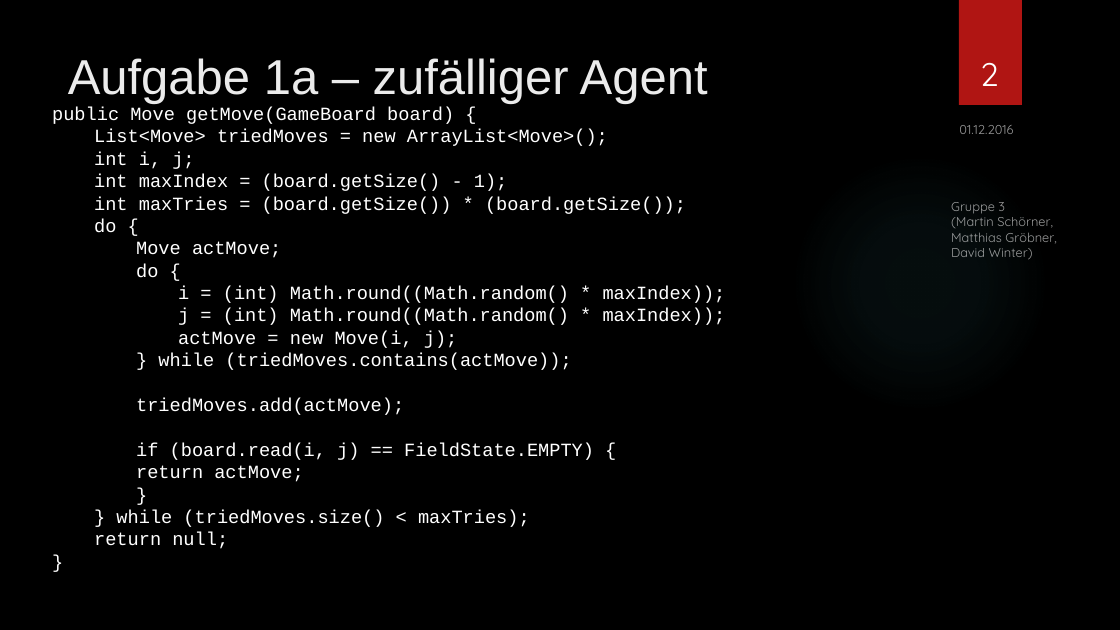
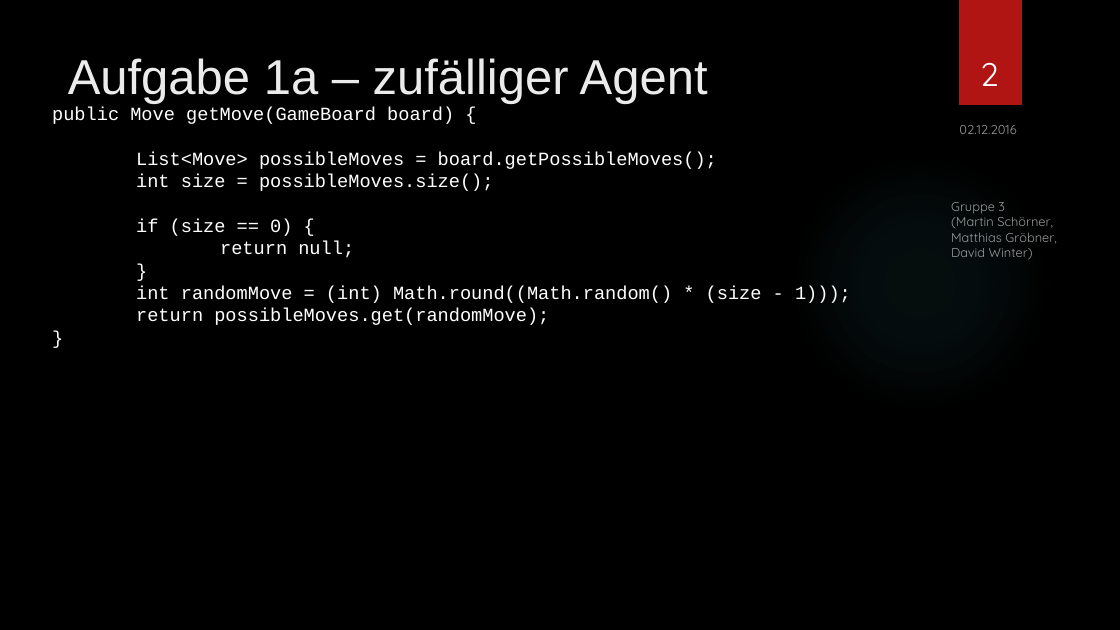
Before and after one commit to SOAS-Uni-Augsburg/ws16-17-group-03, a slide deck: slide 2 of Blatt-06/Präsentation.pptx. Drawn at 1120x630 pixels with LibreOffice and Linux fonts; fonts in the diff are those of the drawing; background and template pictures are left out. Boxes give left, top, right and bottom in pixels: in the first picture for what was removed or moved away, otherwise in the second. Text is boxed around its words. In the diff, an @@ line names an element or a change of style, - is before the commit and + after.

```diff
--- a/Blatt-06/Präsentation.pptx
+++ b/Blatt-06/Präsentation.pptx
@@ text at [959, 125, 1016, 134]: text changed @@
-01.12.2016
+02.12.2016
@@ text at [136, 152, 717, 236]: text changed @@
-  List<Move> triedMoves = new ArrayList<Move>();
-  int i, j;
-  int maxIndex = (board.getSize() - 1);
-  int maxTries = (board.getSize()) * (board.getSize());
-  do {
-    Move actMove;
-    do {
-      i = (int) Math.round((Math.random() * maxIndex));
-      j = (int) Math.round((Math.random() * maxIndex));
-      actMove = new Move(i, j);
-    } while (triedMoves.contains(actMove));
-    triedMoves.add(actMove);
-    if (board.read(i, j) == FieldState.EMPTY) {
-    return actMove;
-    }
-  } while (triedMoves.size() < maxTries);
+List<Move> possibleMoves = board.getPossibleMoves();
+int size = possibleMoves.size();
+if (size == 0) {
@@ text at [220, 241, 354, 258]: list level 2 to 1 in "return null;" @@
@@ text at [136, 286, 851, 325]: paragraphs added @@
+int randomMove = (int) Math.round((Math.random() * (size - 1)));
+return possibleMoves.get(randomMove);
+}
```
Also in this commit, not shown: 17 other slides changed, 2 other files.
